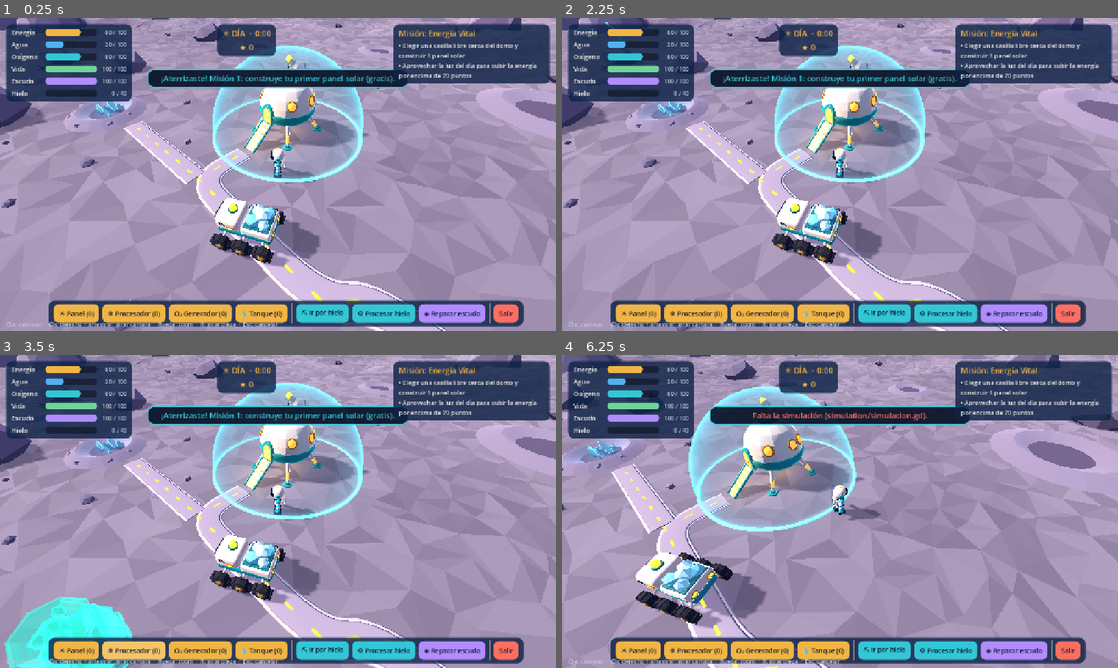
Above: before the commit, frames 1-4 (two rows, left to right).
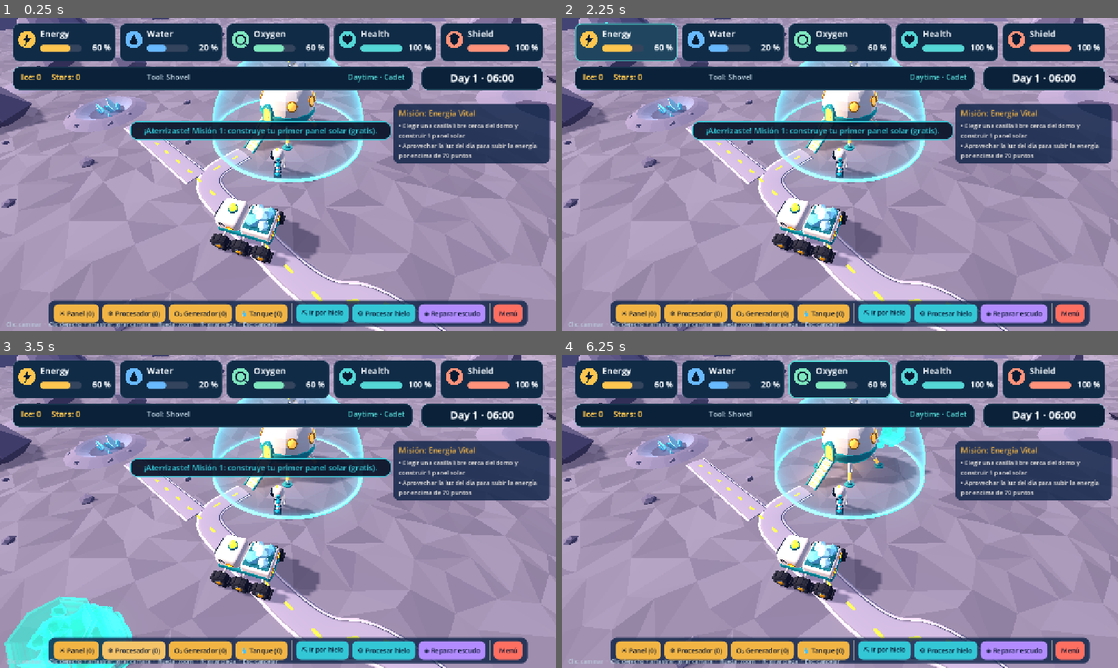
Above: after the commit, the same moments.

Repository: 26Davee/chullasolution-space-apps-2026
Game: Godot game, scene res://scenes/juego.tscn
Two runs of this game, one before a commit and one after it. Both use one fixed random seed, a clock stepped at 60 frames per second and the inputs below. This scene is started directly instead of the project's main scene.
Inputs (mouse positions are in pixels of both pictures, inside the frame that each line leads up to):
- Up to frame 1 (0.25 s): no input
- Up to frame 2 (2.25 s): click (1067, 312) at 0.5 s, where only the run after the commit has a clickable "Menú"; click "☀ Panel (0)" at 1.25 s; click (628, 43) at 2 s, where only the run after the commit has a clickable "Energy"
- Up to frame 3 (3.5 s): click "❄ Procesador (0)" at 2.75 s
- Up to frame 4 (6.25 s): click (734, 380) at 3.5 s, where only the run after the commit has a clickable "Water"; tap Enter at 4.25, 5.1 s; move the mouse to (962, 495) at 4.27 s; hold D 4.28-5.03 s; tap R at 4.35 s; click (962, 495) at 4.42 s; tap Space at 4.52, 5.27 s; move the mouse to (728, 527) at 5.02 s; hold A 5.03-5.78 s; move the mouse to (895, 442) at 5.77 s; hold D from 5.78 s (still down); tap Tab at 5.85 s

The runs differ from the first frame. In frame 1, 25% of the frame differs, in the area x 1-99%, y 1-99%; in frame 2, 25%; in frame 3, 25%; in frame 4, 50%, in the area x 0-100%, y 0-100%.

Commit message:
feat(ui): conectar HUD de Andrea y pausa/reanudación

Diff:
--- a/core/hud_juego.gd
+++ b/core/hud_juego.gd
@@ -1,6 +1,6 @@
 extends CanvasLayer
-## HUD provisional del juego (puesto 1). Lo reemplaza el puesto 6 cuando tenga el suyo.
-## Solo LEE GameState y avisa con señales; no cambia el estado por su cuenta.
+## HUD de juego: visuales del puesto 6 con acciones del puesto 1.
+## Solo lee GameState y emite señales; no cambia el estado por su cuenta.
 
 signal construir_pedido(id_estructura: String)
 signal ir_por_hielo_pedido()
@@ -14,20 +14,10 @@
 const AMBAR := Color("#F2B544")
 const TURQUESA := Color("#33C7D6")
 const CORAL := Color("#FF6F61")
-
-const BARRAS := [
-	["energia", "Energía", Color("#F2B544")],
-	["agua", "Agua", Color("#4FB3F0")],
-	["oxigeno", "Oxígeno", Color("#33C7D6")],
-	["vida", "Vida", Color("#6FD39A")],
-	["escudo", "Escudo", Color("#B28CFF")],
-	["hielo", "Hielo", Color("#CDEBFF")],
-]
-
-var _barras: Dictionary = {}
-var _valores: Dictionary = {}
-var _reloj: Label
-var _estrellas: Label
+const HUD_ANDREA := preload("res://ui/hud.tscn")
+
+var _hud_andrea: Control
+var _estado_hud_anterior: Dictionary = {}
 var _mision_titulo: Label
 var _mision_texto: Label
 var _aviso: Label
@@ -40,7 +30,7 @@
 
 func _ready() -> void:
 	layer = 10
-	_construir_barras()
+	_construir_hud_andrea()
 	_construir_centro()
 	_construir_mision()
 	_construir_acciones()
@@ -48,25 +38,47 @@
 
 
 func _process(_delta: float) -> void:
-	var g := GameState
-	for clave in _barras:
-		var barra: ProgressBar = _barras[clave]
-		var maximo := g.maximo_de(clave)
-		barra.max_value = maximo
-		barra.value = g.valor_de(clave)
-		(_valores[clave] as Label).text = "%d / %d" % [int(g.valor_de(clave)), int(maximo)]
-	var ciclo := int(g.tiempo_juego) % int(g.TIEMPO_CICLO_SOLAR)
-	_reloj.text = "%s  ·  %d:%02d" % ["☀ DÍA" if g.es_dia else "☾ NOCHE", int(g.tiempo_juego) / 60, int(g.tiempo_juego) % 60]
-	_reloj.add_theme_color_override("font_color", AMBAR if g.es_dia else Color("#9DB4FF"))
-	_estrellas.text = "★ %d" % g.estrellas
-	var v := g.progreso_viaje()
-	_viaje.visible = g.en_viaje_hielo
-	if g.en_viaje_hielo:
+	_actualizar_hud_andrea()
+	var v := GameState.progreso_viaje()
+	_viaje.visible = GameState.en_viaje_hielo
+	if GameState.en_viaje_hielo:
 		_viaje.text = "⛏ Viaje al cráter: %d / %d s" % [int(v.x), int(v.y)]
-	if g.alerta_nube and not g.nube_activa:
-		_reloj.text += "   ⚠ NUBE EN %d s" % int(g.tiempo_para_nube)
-	elif g.nube_activa:
-		_reloj.text += "   ☄ NUBE SOLAR"
+	if GameState.alerta_nube and not GameState.nube_activa:
+		_viaje.visible = true
+		_viaje.text += "   ⚠ NUBE EN %d s" % int(GameState.tiempo_para_nube)
+	elif GameState.nube_activa:
+		_viaje.visible = true
+		_viaje.text = "☄ NUBE SOLAR"
+
+
+func _construir_hud_andrea() -> void:
+	preload("res://ui/ui_kit.gd").register_translations()
+	_hud_andrea = HUD_ANDREA.instantiate()
+	_hud_andrea.position = Vector2(30, 12)
+	add_child(_hud_andrea)
+	_hud_andrea.set_mode(GameState.modo_juego)
+	_hud_andrea.set_practice(false)
+	_actualizar_hud_andrea()
+
+
+func _actualizar_hud_andrea() -> void:
+	if not is_instance_valid(_hud_andrea) or not _hud_andrea.is_node_ready():
+		return
+	var estado := {
+		"energia": {"value": GameState.energia, "max": GameState.maximo_de("energia")},
+		"agua": {"value": GameState.agua, "max": GameState.maximo_de("agua")},
+		"oxigeno": {"value": GameState.oxigeno, "max": GameState.maximo_de("oxigeno")},
+		"vida": {"value": GameState.vida, "max": GameState.maximo_de("vida")},
+		"escudo": {"value": GameState.escudo, "max": GameState.maximo_de("escudo")},
+		"hielo": GameState.hielo,
+		"estrellas": GameState.estrellas,
+		"herramienta_nivel": GameState.herramienta_nivel,
+		"es_dia": GameState.es_dia,
+		"tiempo_juego": GameState.tiempo_juego,
+	}
+	if estado != _estado_hud_anterior:
+		_estado_hud_anterior = estado.duplicate(true)
+		_hud_andrea.set_state(estado)
 
 
 # ───────────────────────── API pública ─────────────────────────
@@ -140,47 +152,17 @@
 	return col
 
 
-func _construir_barras() -> void:
-	var col := _panel(Control.PRESET_TOP_LEFT, 290)
-	col.get_parent().position = Vector2(14, 14)
-	for b in BARRAS:
-		var fila := HBoxContainer.new()
-		col.add_child(fila)
-		var nombre := _etiqueta(b[1], 15)
-		nombre.custom_minimum_size.x = 74
-		fila.add_child(nombre)
-		var barra := ProgressBar.new()
-		barra.show_percentage = false
-		barra.custom_minimum_size = Vector2(120, 16)
-		barra.size_flags_vertical = Control.SIZE_SHRINK_CENTER
-		barra.add_theme_stylebox_override("background", _estilo(Color(0, 0, 0, 0.4), 8))
-		barra.add_theme_stylebox_override("fill", _estilo(b[2], 8))
-		fila.add_child(barra)
-		var valor := _etiqueta("", 13, Color("#B9C9DC"))
-		valor.custom_minimum_size.x = 64
-		valor.horizontal_alignment = HORIZONTAL_ALIGNMENT_RIGHT
-		fila.add_child(valor)
-		_barras[b[0]] = barra
-		_valores[b[0]] = valor
-
-
 func _construir_centro() -> void:
-	var col := _panel(Control.PRESET_CENTER_TOP, 0)
-	col.get_parent().position = Vector2(500, 14)
-	_reloj = _etiqueta("", 18)
-	_reloj.horizontal_alignment = HORIZONTAL_ALIGNMENT_CENTER
-	col.add_child(_reloj)
-	_estrellas = _etiqueta("", 18, AMBAR)
-	_estrellas.horizontal_alignment = HORIZONTAL_ALIGNMENT_CENTER
-	col.add_child(_estrellas)
 	_viaje = _etiqueta("", 16, TURQUESA)
 	_viaje.horizontal_alignment = HORIZONTAL_ALIGNMENT_CENTER
-	col.add_child(_viaje)
+	_viaje.position = Vector2(420, 198)
+	_viaje.custom_minimum_size = Vector2(440, 30)
+	add_child(_viaje)
 	_aviso_panel = PanelContainer.new()
 	_aviso_panel.add_theme_stylebox_override("panel", _estilo(Color(0.03, 0.07, 0.15, 0.92), 14, TURQUESA))
 	_aviso_panel.visible = false
 	add_child(_aviso_panel)
-	_aviso_panel.position = Vector2(340, 118)
+	_aviso_panel.position = Vector2(300, 238)
 	_aviso_panel.custom_minimum_size = Vector2(600, 0)
 	_aviso = _etiqueta("", 18)
 	_aviso.autowrap_mode = TextServer.AUTOWRAP_WORD_SMART
@@ -190,7 +172,7 @@
 
 func _construir_mision() -> void:
 	var col := _panel(Control.PRESET_TOP_RIGHT, 360)
-	col.get_parent().position = Vector2(906, 14)
+	col.get_parent().position = Vector2(906, 198)
 	_mision_titulo = _etiqueta("", 18, AMBAR)
 	_mision_titulo.autowrap_mode = TextServer.AUTOWRAP_WORD_SMART
 	col.add_child(_mision_titulo)
@@ -232,7 +214,7 @@
 	fila.add_child(_boton("⚙ Procesar hielo", TURQUESA, func(): procesar_hielo_pedido.emit()))
 	fila.add_child(_boton("◈ Reparar escudo", Color("#B28CFF"), func(): reparar_escudo_pedido.emit()))
 	fila.add_child(VSeparator.new())
-	fila.add_child(_boton("Salir", CORAL, func(): salir_pedido.emit()))
+	fila.add_child(_boton("Menú", CORAL, func(): salir_pedido.emit()))
 	fondo.set_anchors_preset(Control.PRESET_CENTER_BOTTOM)
 	fondo.position = Vector2(112, 650)
 	var ayuda := _etiqueta("Clic: caminar  ·  Clic derecho + arrastrar: girar cámara  ·  Rueda: zoom  ·  R: girar pieza  ·  Esc: cancelar", 13, Color("#B9C9DC"))
--- a/core/juego.gd
+++ b/core/juego.gd
@@ -1,6 +1,6 @@
 extends Node3D
 ## Escena de juego (puesto 1): junta el mundo de Carlos, el astronauta, la cámara y el
-## movimiento de Nicolás, la simulación de Anahi, las misiones de Gael y un HUD provisional.
+## movimiento de Nicolás, la simulación de Anahi, las misiones de Gael y el HUD de Andrea.
 ## Todo se arma por código para que cada puesto pueda cambiar su pieza sin tocar las demás.
 
 signal salir_al_menu
--- a/core/main.gd
+++ b/core/main.gd
@@ -10,6 +10,8 @@
 
 var _pantalla: Node = null
 var _perfil: Dictionary = {}
+var _intro: Control = null
+var _juego: Node = null
 
 
 func _ready() -> void:
@@ -19,7 +21,10 @@
 func mostrar_intro() -> void:
 	GameState.reiniciar()
 	var intro := INTRO.instantiate()
+	_intro = intro
 	intro.mission_requested.connect(_al_pedir_mision)
+	intro.pause_requested.connect(_al_pausar_partida)
+	intro.resume_requested.connect(_reanudar_partida)
 	_cambiar_pantalla(intro)
 
 
@@ -33,6 +38,7 @@
 	var modo: String = GameState.MODO_INGENIERO if _perfil.get("mode", "cadet") == "engineer" else GameState.MODO_CADETE
 	GameState.iniciar_partida(modo)
 	var juego := JUEGO.instantiate()
+	_juego = juego
 	juego.salir_al_menu.connect(_volver_a_la_intro, CONNECT_DEFERRED)
 	if juego.has_method("configurar"):
 		juego.configurar(_perfil)
@@ -41,16 +47,46 @@
 
 func _al_pedir_mision(perfil: Dictionary) -> void:
 	_perfil = perfil
+	if is_instance_valid(_juego):
+		_reanudar_partida(perfil)
+		return
 	call_deferred("mostrar_aterrizaje")
 
 
 func _volver_a_la_intro() -> void:
-	GameState.terminar_partida()
-	mostrar_intro()
+	if not is_instance_valid(_juego) or not is_instance_valid(_intro):
+		return
+	GameState.en_partida = false
+	_juego.process_mode = Node.PROCESS_MODE_DISABLED
+	_juego.hide()
+	_intro.show()
+	_intro.call("show_pause_menu")
+	_pantalla = _intro
+
+
+func _al_pausar_partida(paused: bool) -> void:
+	GameState.en_partida = not paused
+	if paused and is_instance_valid(_juego):
+		_juego.process_mode = Node.PROCESS_MODE_DISABLED
+		_juego.hide()
+
+
+func _reanudar_partida(_perfil_reanudado: Dictionary) -> void:
+	if not is_instance_valid(_juego) or not is_instance_valid(_intro):
+		return
+	GameState.en_partida = true
+	_juego.process_mode = Node.PROCESS_MODE_INHERIT
+	_juego.show()
+	_intro.hide()
+	_pantalla = _juego
 
 
 func _cambiar_pantalla(nueva: Node) -> void:
-	if _pantalla != null:
+	if _pantalla == _intro and nueva != _intro:
+		_intro.hide()
+	elif _pantalla != null and _pantalla != nueva:
 		_pantalla.queue_free()
 	_pantalla = nueva
-	add_child(nueva)
+	if nueva.get_parent() != self:
+		add_child(nueva)
+	nueva.show()
--- a/tests/test_flujo.gd
+++ b/tests/test_flujo.gd
@@ -12,6 +12,8 @@
 	root.add_child(main)
 	await process_frame
 	ok(main._pantalla != null and main._pantalla.has_signal("mission_requested"), "arranca en la intro de Andrea")
+	main._intro._start_emitted = true
+	main._intro._in_expedition = true
 	main._al_pedir_mision({"mode": "engineer", "nickname": "Prueba"})
 	await process_frame; await process_frame
 	ok(main._pantalla != null and main._pantalla.has_signal("completed"), "después de la intro viene el aterrizaje")
@@ -20,6 +22,13 @@
 	var j = main._pantalla
 	ok(j.has_signal("salir_al_menu"), "después del aterrizaje viene el juego")
 	ok(gs.modo_juego == "ingeniero" and gs.en_partida, "perfil 'engineer' → modo ingeniero")
+	var hud_andrea = j.hud._hud_andrea
+	var energia_hud: Dictionary = hud_andrea._state.get("energia", {})
+	ok(hud_andrea != null and energia_hud.get("value", -1.0) == gs.energia and not hud_andrea._practice.visible, "HUD de Andrea muestra el estado real, no el modo práctica")
+	gs.fijar_recurso("energia", 77)
+	j.hud._process(0.0)
+	energia_hud = hud_andrea._state.get("energia", {})
+	ok(energia_hud.get("value", -1.0) == 77.0, "HUD de Andrea se actualiza con GameState")
 	ok(gs.hay_simulacion(), "simulación de Anahi enchufada")
 	ok(j.astronauta != null and j.astronauta.is_in_group("astronauta"), "astronauta en escena y en el grupo")
 	ok(j.mundo.get_node_or_null("PanelSolar") == null, "los módulos de ejemplo se quitaron (se construyen)")
@@ -52,10 +61,15 @@
 	var t0: float = gs.tiempo_juego
 	for i in 60: await process_frame
 	ok(gs.tiempo_juego > t0, "el tiempo corre")
-	# salir
+	# Pausar en el menú y reanudar la misma partida.
+	var energia_antes_de_pausar: float = gs.energia
 	j.salir_al_menu.emit()
-	await process_frame; await process_frame
-	ok(main._pantalla != null and main._pantalla.has_signal("mission_requested"), "salir vuelve a la intro")
-	ok(gs.energia == 60.0 and gs.modo_juego == "cadete", "reiniciar deja valores iniciales")
+	await create_timer(1.8).timeout
+	ok(main._pantalla == main._intro and main._intro._in_home, "Menú conserva la sesión y muestra Reanudar")
+	ok(not gs.en_partida and not j.visible and main._juego == j, "la pausa conserva el juego sin consumir recursos")
+	ok(gs.energia == energia_antes_de_pausar and gs.modo_juego == "ingeniero", "la pausa conserva recursos y perfil")
+	main._intro.home_screen.play_requested.emit()
+	await create_timer(1.8).timeout
+	ok(main._pantalla == j and j.visible and gs.en_partida, "Reanudar vuelve al mismo mundo lunar")
 	print("FALLOS: ", fallos)
 	quit(fallos)
--- a/ui/intro.gd
+++ b/ui/intro.gd
@@ -769,6 +769,10 @@
     if not _in_expedition or _transitioning: return
     _transition_to("home")
 
+func show_pause_menu() -> void:
+    if not _in_expedition or _transitioning: return
+    _transition_to("home")
+
 func _transition_to(destination: String) -> void:
     if _transitioning: return
     _transitioning = true
Not shown, changed: docs/registro/puesto-6.md
Not shown, changed: ui/INTEGRACION.md
